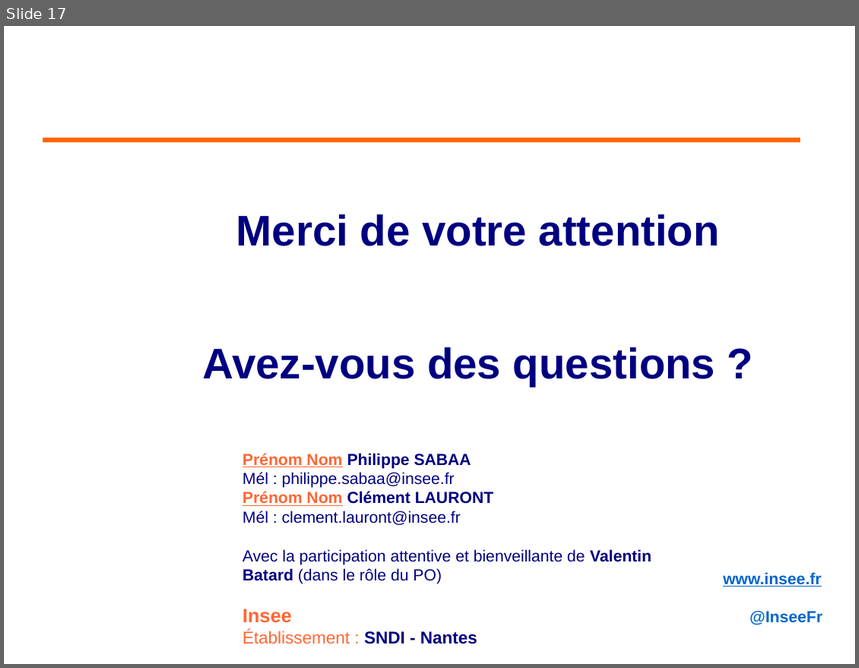
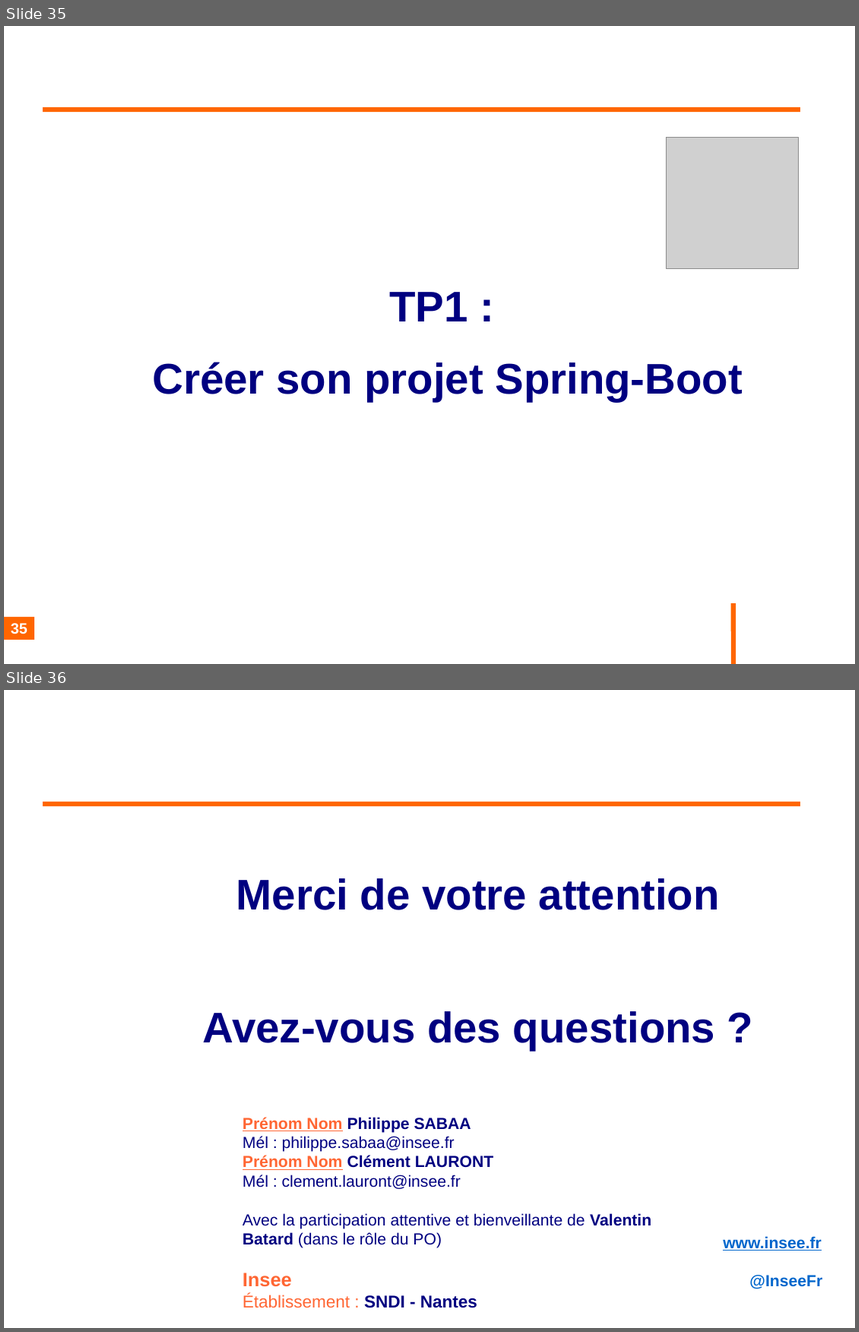
Before and after one commit to philphils/formation-spring-boot, a slide deck: Documentation/diapo_formation_spring_boot.odp. Shown one above the other, each under a label of ours: slide 17 before the commit, slides 35 and 36 after it. The pictures are 859x668 and 859x1332 pixels, drawn with LibreOffice and Linux fonts; fonts in the diff are those of the drawing; grey boxes stand for pictures; background and template pictures are left out. Boxes give left, top, right and bottom in pixels: in the first picture for what was removed or moved away, otherwise in the second. Text is boxed around its words. In the diff, an @@ line names an element or a change of style, - is before the commit and + after.

```diff
--- a/Documentation/diapo_formation_spring_boot.odp
+++ b/Documentation/diapo_formation_spring_boot.odp
@@ slide 35 added at box(4, 26, 855, 664), background #FFFFFF @@
@@ line added from (43, 110) to (801, 110), #FF6600 4.54 pt @@
@@ picture added at box(667, 137, 799, 269) @@
@@ text added at box(153, 292, 743, 402), 40 pt, text #000080, bold @@
+TP1 :
+Créer son projet Spring-Boot
@@ page number added at box(4, 618, 34, 641), fill #FF6600, 14 pt, text #FFFFFF, bold @@
+35
@@ line added from (734, 604) to (734, 664), #FF6600 4.54 pt @@
@@ what was slide 17 is now slide 36 @@
```
Also in this commit, not shown: 9 slides changed, 18 other slides added.
